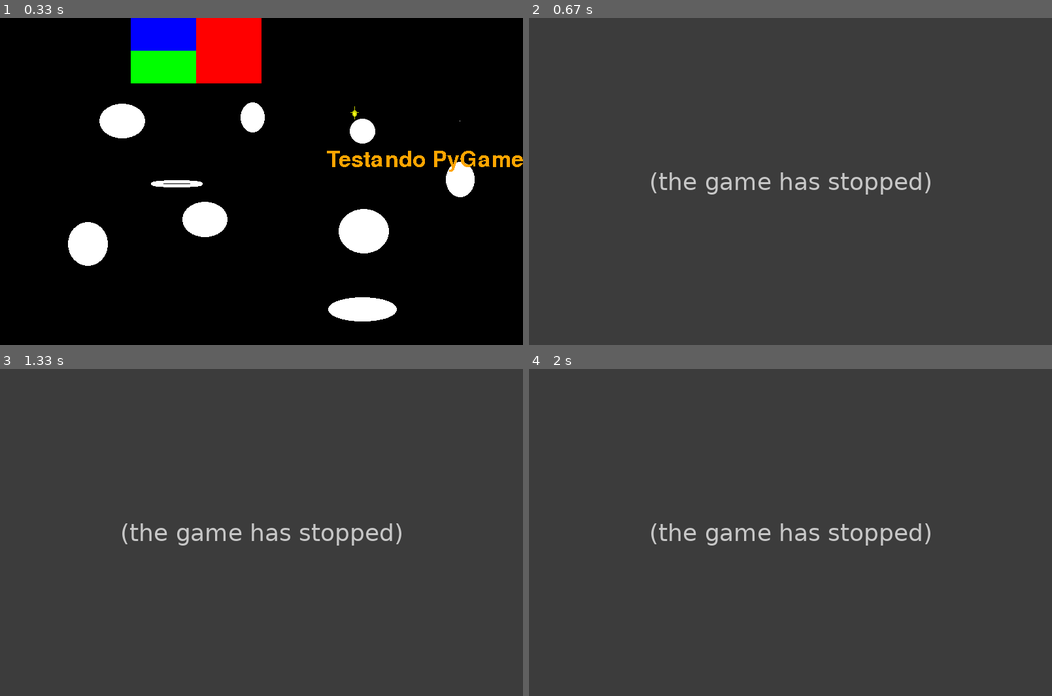
Above: before the commit, frames 1-4 (two rows, left to right).
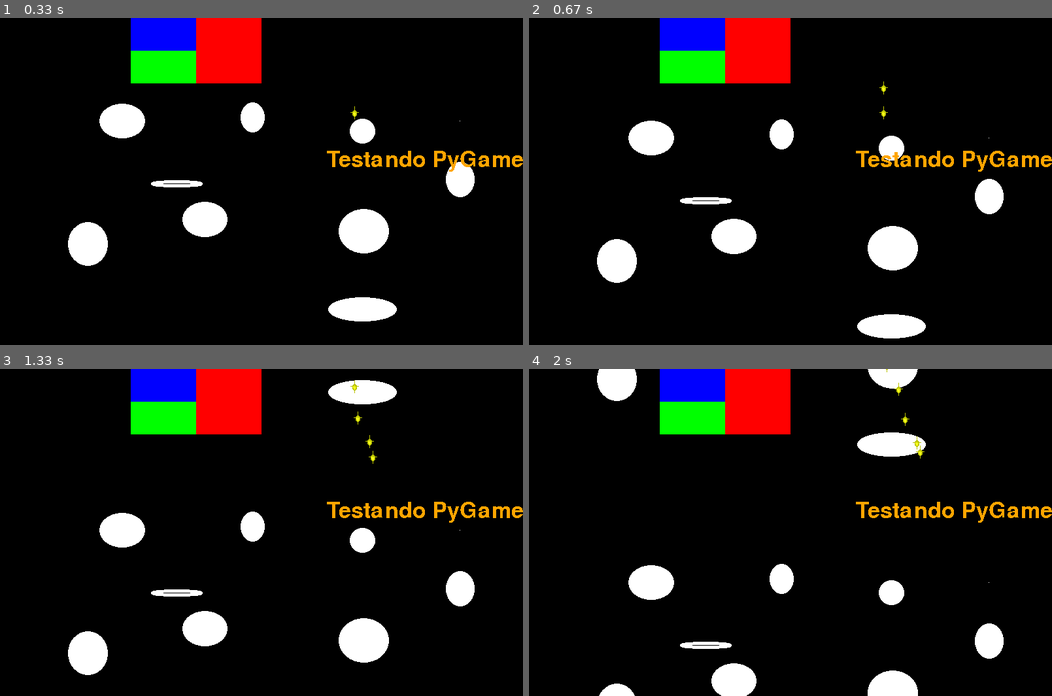
Above: after the commit, the same moments.

Repository: UNIVEM-BCC-BSI/Cosmos-Learning
Game: pygame game, started from tests/PyGame/pyGame-Features.py
Two runs of this game, one before a commit and one after it. Both use one fixed random seed, a clock stepped at 60 frames per second and the inputs below.
Inputs:
- Up to frame 1 (0.33 s): no input
- Up to frame 2 (0.67 s): tap Space at 0.33 s
- Up to frame 3 (1.33 s): hold D 0.67-1.13 s; tap Space at 0.73, 1.03, 1.23 s; hold W from 1.17 s (still down)
- Up to frame 4 (2 s): release W at 1.47 s; hold D 1.5-1.97 s; tap Space at 1.57, 1.87 s

Frame 1 is identical in both runs. In frame 2, 100% of the frame differs, in the area x 0-100%, y 0-100%; in frame 3, 100%; in frame 4, 100%.
Error before the commit: AttributeError: 'Tiro' object has no attribute 'dano' (pyGame-Features.py line 64); the game stopped at 0.33 s (later frames are placeholders)

Commit message:
O sistema de inimigos ta uma bagunça e precisa fazer o sistema de colisão não ter como hitbox o ponto esquerdo superior do sprite

Diff:
--- a/tests/PyGame/pyGame-Features.py
+++ b/tests/PyGame/pyGame-Features.py
@@ -38,10 +38,17 @@
     def update(self):
         if self.derrotado == False:
             self.tela.blit(self.image, (self.x, self.y))
-            self.x = randrange(-self.LimitX, self.LimitX+1, self.speedX)
+            if self.x >=0 and self.x <= self.tela.get_width():
+                self.x += self.speedX
+            else:
+                self.x -= self.speedX
+
             self.y += self.speedY
             if randrange(0,self.chanceShoot) == 1:
                 return True
+            else:
+                return False
+            #Provavelmente vai precisar mexer no sistema de tiro inimigo depois
 
     def atirar(self):
         self.tela.blit(self.image, (self.disparoX,self.disparoY))
@@ -61,7 +68,7 @@
         self.speed = velocidadeTiro
         self.image = pygame.image.load("tests/PyGame/starSprite.png")
         self.tela = tela
-        self.dano
+        self.dano = dano
 
     def update(self):
         self.tela.blit(self.image, (self.x,self.y))
@@ -213,7 +220,7 @@
 
     nowSpawn = pygame.time.get_ticks()
     if nowSpawn-lastSpawn>=cooldownSpawn:
-        inimigos.append(Enemy(screen, 10, randrange(0, screen.get_width()()+1), 100, True, "tests/PyGame/starSprite.png",50, 2, 2, 10, 1, "tests/PyGame/starSprite.png"))
+        inimigos.append(Enemy(screen, 10, randrange(0, screen.get_width()+1), 100, True, "tests/PyGame/starSprite.png",50, 2, 2, 10, 1, "tests/PyGame/starSprite.png"))
         lastSpawn = pygame.time.get_ticks()
 
     for inimigo in inimigos:
